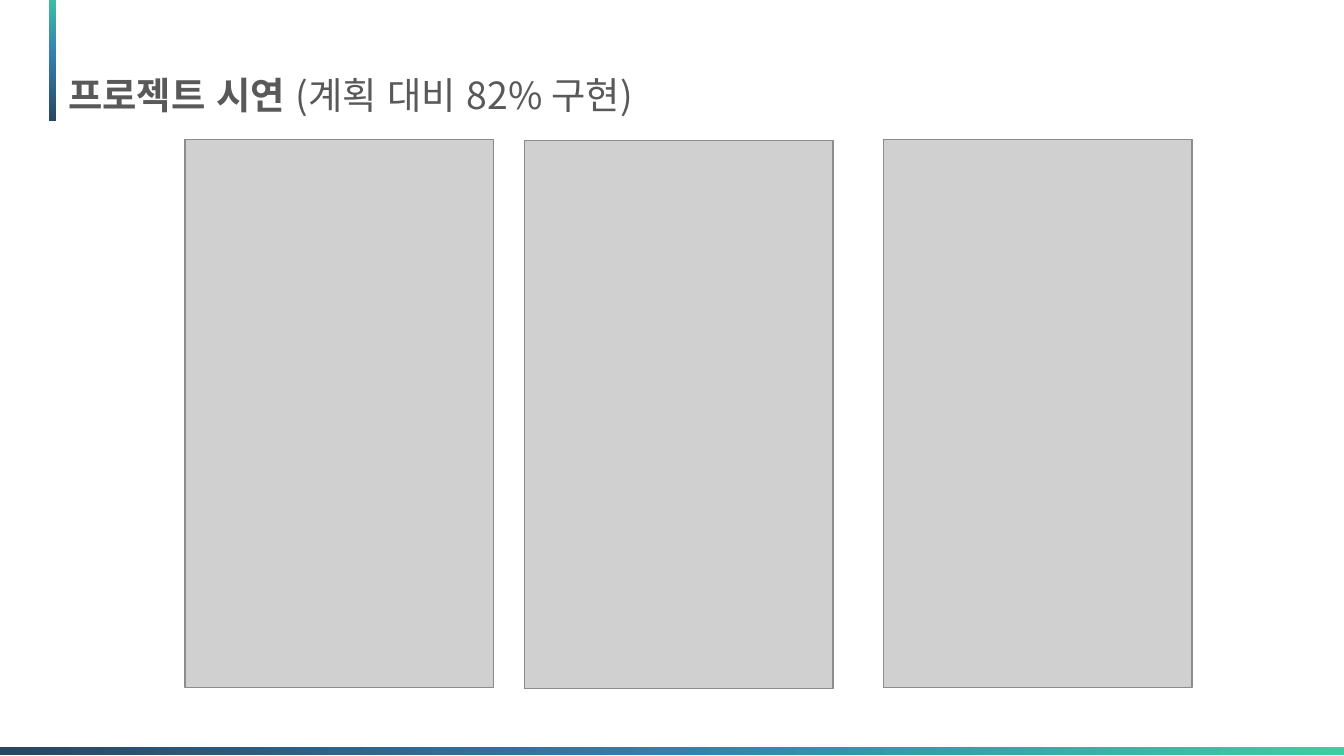
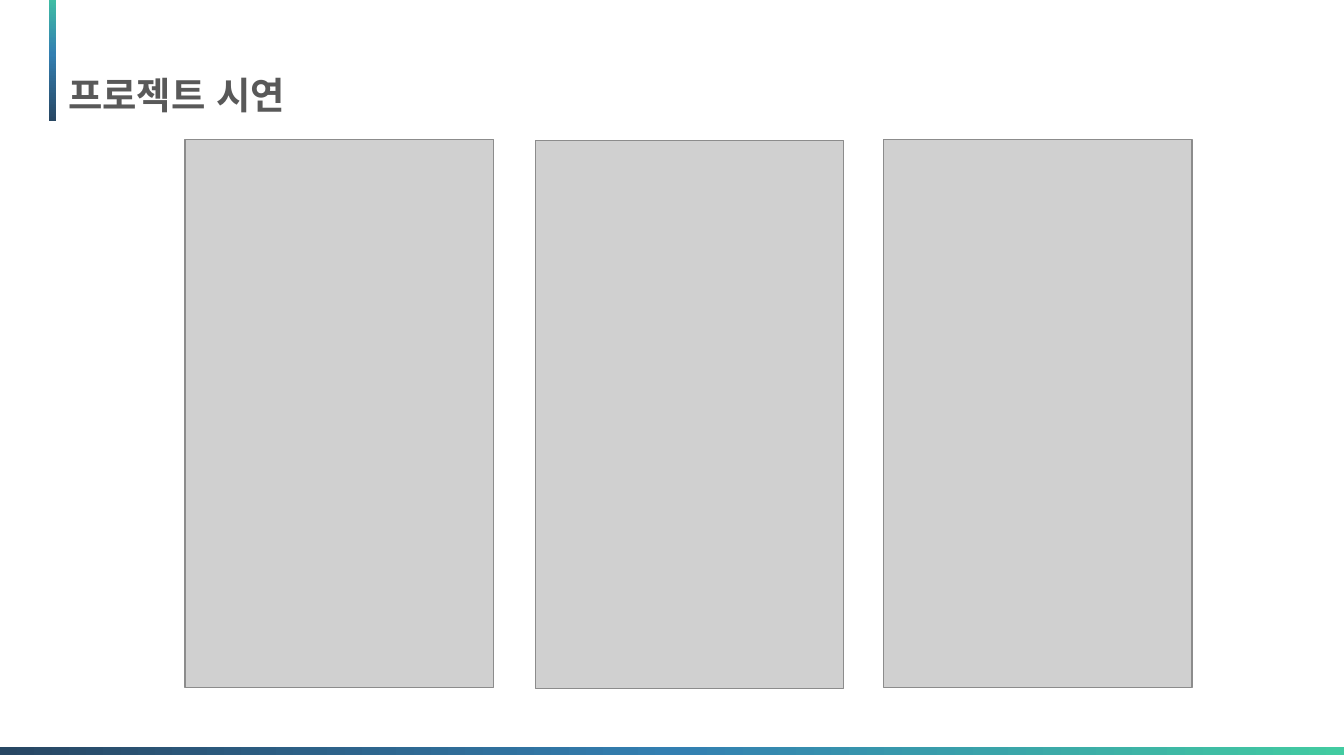
Before and after one commit to Matrix-ERPSolution/Matrix-Webapp, a slide deck: slide 32 of Matrix_presentation.pptx. Drawn at 1344x756 pixels with LibreOffice and Linux fonts; fonts in the diff are those of the drawing; grey boxes stand for pictures; background and template pictures are left out. Boxes give left, top, right and bottom in pixels: in the first picture for what was removed or moved away, otherwise in the second. Text is boxed around its words. In the diff, an @@ line names an element or a change of style, - is before the commit and + after.

```diff
--- a/Matrix_presentation.pptx
+++ b/Matrix_presentation.pptx
@@ text at [68,77,285,113]: text changed; bold on @@
-프로젝트 시연 (계획 대비 82% 구현)
+프로젝트 시연
@@ picture: place and size @@
-picture at [524,140,832,688]
+picture at [535,140,843,688]
```
Also in this commit, not shown: 17 other slides changed, 1 other file.
